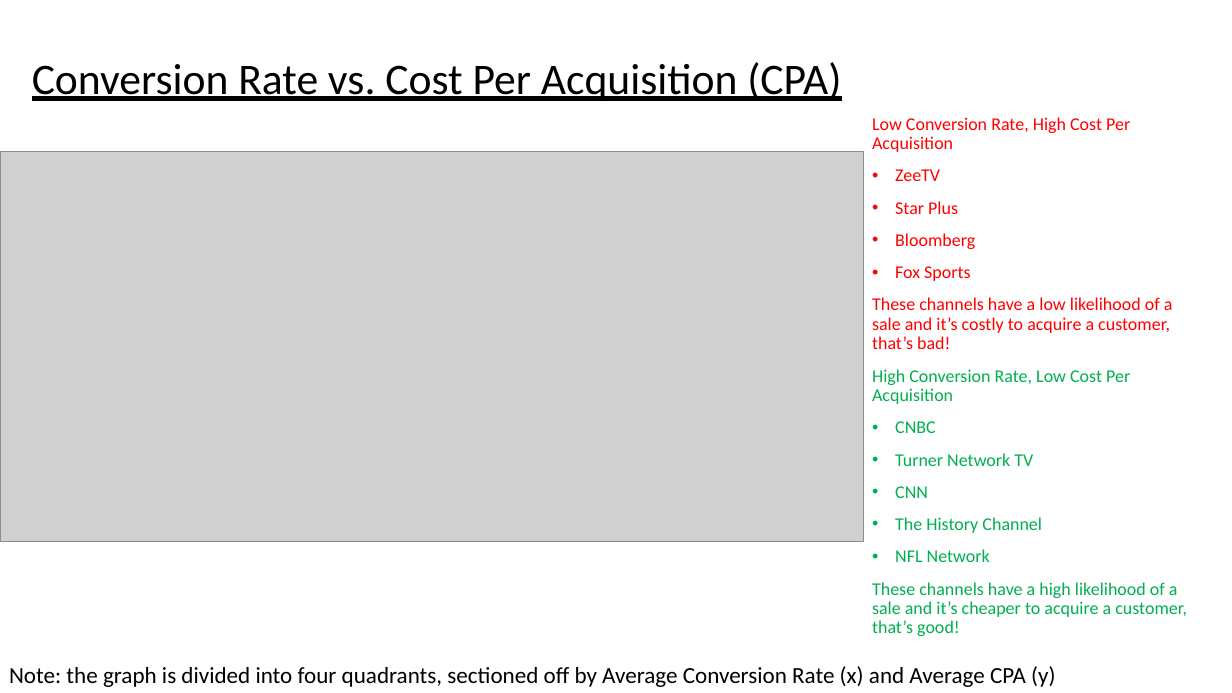
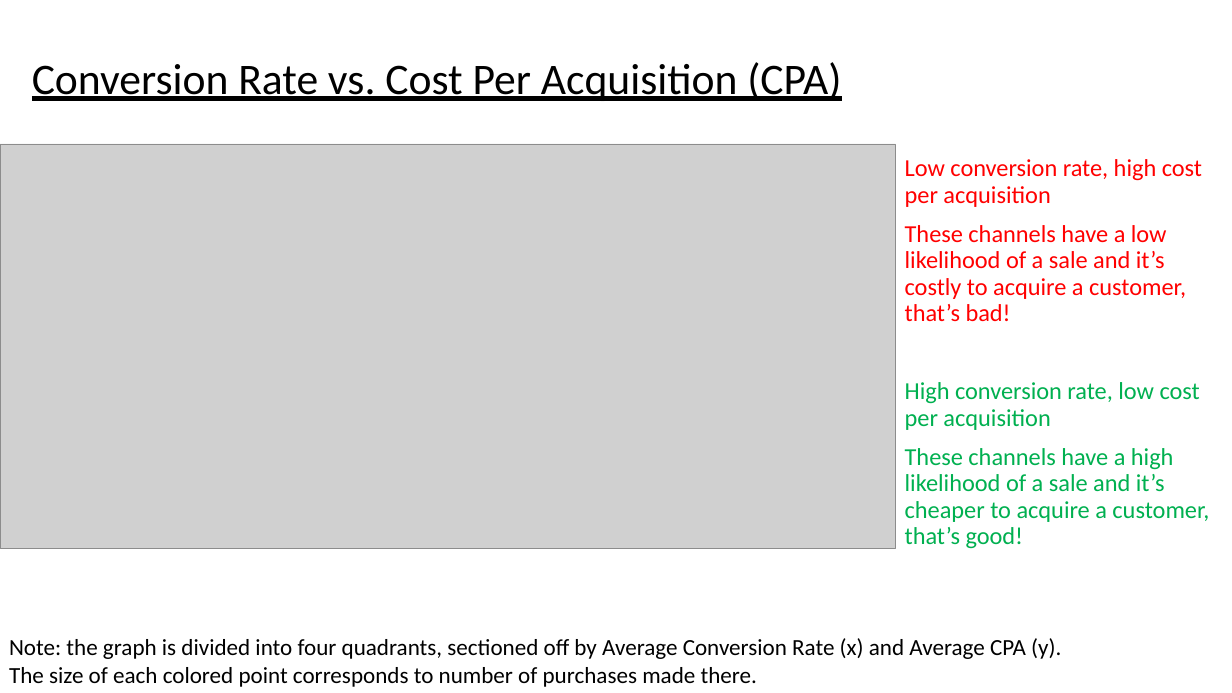
Before and after one commit to papir805/telepulse_ad_campaign_report, a slide deck: slide 14 of companyxyz_presentation copy.pptx. Drawn at 1232x693 pixels with LibreOffice and Linux fonts; fonts in the diff are those of the drawing; grey boxes stand for pictures. Boxes give left, top, right and bottom in pixels: in the first picture for what was removed or moved away, otherwise in the second. Text is boxed around its words. In the diff, an @@ line names an element or a change of style, - is before the commit and + after.

```diff
--- a/companyxyz_presentation copy.pptx
+++ b/companyxyz_presentation copy.pptx
@@ picture: place and size @@
-picture at box(0, 152, 863, 542)
+picture at box(0, 144, 896, 549)
@@ text "Low conversion rate, high cost ...": place and size @@
-text "Low conversion rate, high cost ..." at box(872, 117, 1187, 636)
+text "Low conversion rate, high cost ..." at box(905, 159, 1209, 549)
@@ text at box(905, 159, 1202, 207): text changed; size 14 to 19 pt @@
-Low Conversion Rate, High Cost Per Acquisition
-• ZeeTV
-• Star Plus
-• Bloomberg
-• Fox Sports
+Low conversion rate, high cost per acquisition
@@ text at box(905, 225, 1209, 549): size 14 to 19 pt in "These channels have a low likelihood of ...", "These channels have a high likelihood of ..." @@
@@ text at box(905, 382, 1200, 430): text changed; size 14 to 19 pt @@
-High Conversion Rate, Low Cost Per Acquisition
-• CNBC
-• Turner Network TV
-• CNN
-• The History Channel
-• NFL Network
+High conversion rate, low cost per acquisition
@@ text at box(9, 638, 1061, 687): text changed @@
-Note: the graph is divided into four quadrants, sectioned off by Average Conversion Rate (x) and Average CPA (y)
+Note: the graph is divided into four quadrants, sectioned off by Average Conversion Rate (x) and Average CPA (y).
+The size of each colored point corresponds to number of purchases made there.
```
Also in this commit, not shown: 15 other slides changed, 4 other files.
